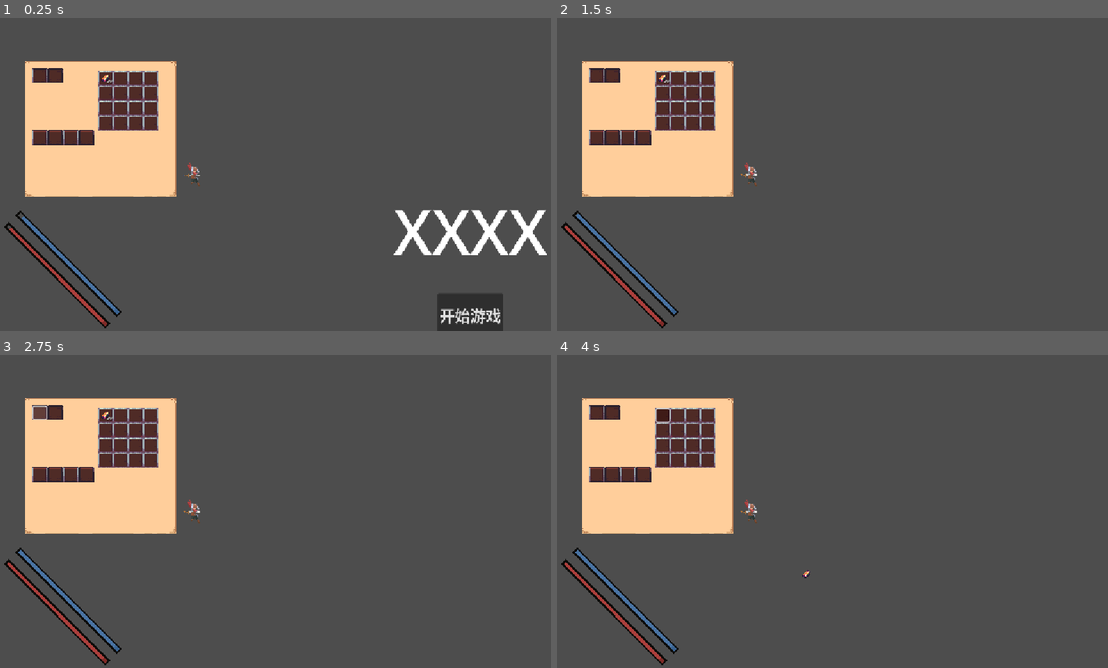
Above: before the commit, frames 1-4 (two rows, left to right).
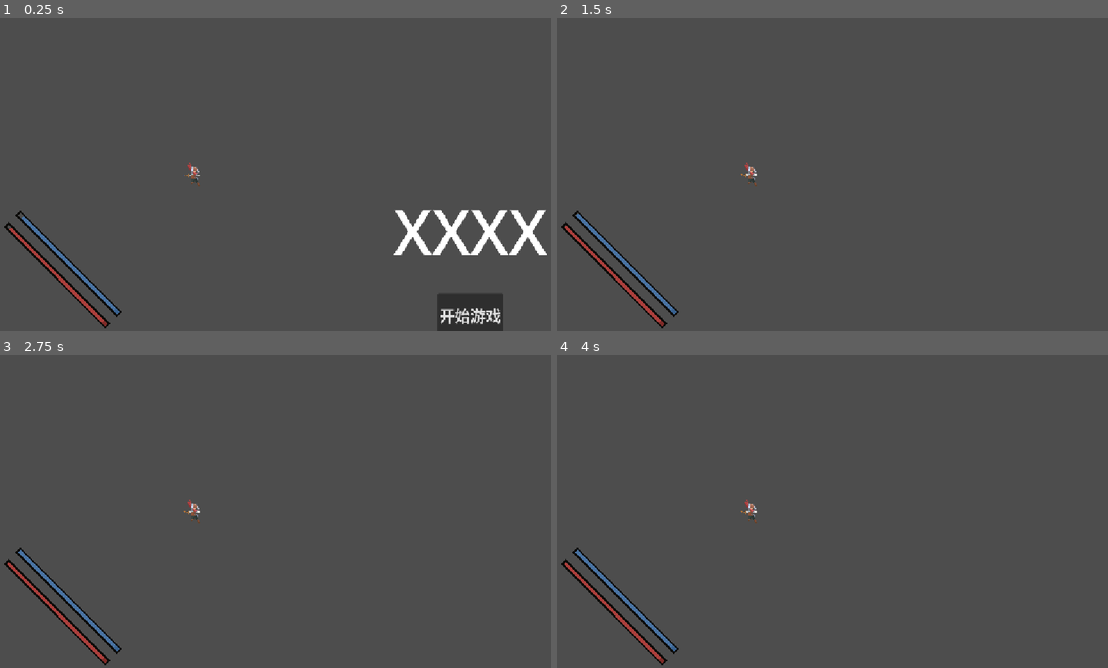
Above: after the commit, the same moments.

Repository: soufih/Dodot_Demo
Game: Godot game, scene res://UI/MainScene_UI/Mainmenu.tscn
Same seed, same stepped clock (60 frames per second), same inputs: the game is played once before the commit and once after it. This scene is started directly instead of the project's main scene.
Inputs (mouse positions are in pixels of both pictures, inside the frame that each line leads up to):
- Up to frame 1 (0.25 s): no input
- Up to frame 2 (1.5 s): click "设置" at 0.5 s; tap Enter at 1.25 s; move the mouse to (959, 158) at 1.27 s; hold D (MoveRight) from 1.28 s (still down); tap J (Attack) at 1.35 s; click (959, 158) at 1.42 s
- Up to frame 3 (2.75 s): tap W (Jump) at 1.52 s; release D (MoveRight) at 2 s; click (38, 414) at 2.02 s
- Up to frame 4 (4 s): click (661, 414) at 2.75 s, where only the run before the commit has a clickable "99"; drag from (722, 527) to (804, 574) at 3.52 s

The runs differ from the first frame. In frame 1, 12% of the frame differs, in the area x 4-33%, y 13-58%; in frame 2, 12%; in frame 3, 12%; in frame 4, 12%, in the area x 4-46%, y 13-72%.
Error in both runs: Attempt to call function 'get_line' in base 'null instance' on a null instance. (res://Script/System/LevelGenerator.gd:57)

Commit message:
UI基类构建，UIManager实现

Diff:
--- a/Rescource/Data/EnemyPorpertyLog.tres
+++ b/Rescource/Data/EnemyPorpertyLog.tres
@@ -1,7 +1,7 @@
 [gd_resource type="Resource" script_class="EnemyPorpertyLog" load_steps=7 format=3 uid="uid://2srf8bdj186"]
 
 [ext_resource type="Script" uid="uid://bi7s2odqv145" path="res://Script/Model/EnemyManager/EnemyPorpertyLog.gd" id="1_85ovv"]
-[ext_resource type="Script" uid="uid://db328o465i0bl" path="res://Script/Model/DamagePorperty.gd" id="1_h6kre"]
+[ext_resource type="Script" uid="uid://db328o465i0bl" path="res://Script/Model/DamagePorperty/DamagePorperty.gd" id="1_h6kre"]
 [ext_resource type="Script" uid="uid://baodf2c00ykd8" path="res://Script/Model/EnemyManager/EnemyPorperty.gd" id="2_usd80"]
 
 [sub_resource type="Resource" id="Resource_c0hcj"]
--- a/Rescource/Data/WeaponPorpertyLog.tres
+++ b/Rescource/Data/WeaponPorpertyLog.tres
@@ -1,7 +1,7 @@
 [gd_resource type="Resource" script_class="WeaponPorperty" load_steps=7 format=3 uid="uid://cpjcvujytunnw"]
 
-[ext_resource type="Script" uid="uid://db328o465i0bl" path="res://Script/Model/DamagePorperty.gd" id="1_mucyj"]
-[ext_resource type="Script" uid="uid://cpt8u300mfdw0" path="res://Script/Model/WeaponPorperty.gd" id="2_3sl5b"]
+[ext_resource type="Script" uid="uid://db328o465i0bl" path="res://Script/Model/DamagePorperty/DamagePorperty.gd" id="1_mucyj"]
+[ext_resource type="Script" uid="uid://cpt8u300mfdw0" path="res://Script/Model/WeaponPorperty/WeaponPorperty.gd" id="2_3sl5b"]
 
 [sub_resource type="Resource" id="Resource_5gcyl"]
 script = ExtResource("1_mucyj")
--- /dev/null
+++ b/Script/Base/BaseUI.gd
@@ -0,0 +1,23 @@
+extends Control
+class_name BaseUI
+
+func begin():
+	visibility_changed.connect(_on_visibility_changed)
+
+
+## 当UI可见性改变时调用
+func _on_visibility_changed():
+	if visible:
+		UIManager.ui_add_to_stack(self)
+	else:
+		ui_remove_from_stack()
+
+##从UI栈中移除
+func ui_remove_from_stack() -> void:
+	while UIManager.UIStack.size() > 0:
+		var top_ui: BaseUI = UIManager.ui_get_top()
+		if top_ui == self:
+			UIManager.ui_pop_from_stack()
+			break
+		else:
+			UIManager.ui_pop_from_stack()
--- a/Script/System/DataLoader.gd
+++ b/Script/System/DataLoader.gd
@@ -4,7 +4,7 @@
 
 var HERO
 var tmp_slot:TmpSlot
-var UI
+var UILayer: CanvasLayer
 
 func _ready() -> void:
 	load_ui()
@@ -31,16 +31,17 @@
 
 func load_ui():
 	var TmpSlotLayer = CanvasLayer.new()
-	UI = CanvasLayer.new()
+	UILayer = CanvasLayer.new()
 
 	add_child(TmpSlotLayer)
-	add_child(UI)
+	add_child(UILayer)
 
 	TmpSlotLayer.layer = 100
-	UI.layer = 99
+	UILayer.layer = 99
 
 	tmp_slot = preload("uid://bb4quhyltqxmu").instantiate()
 	TmpSlotLayer.add_child(tmp_slot)
 
-	var Backpack = preload("uid://b12ujb2p2b4v").instantiate()
-	UI.add_child(Backpack)
+	var Backpack:BaseUI = preload("uid://b12ujb2p2b4v").instantiate()
+	Backpack.hide()
+	UILayer.add_child(Backpack)
--- a/Script/System/UIManager.gd
+++ b/Script/System/UIManager.gd
@@ -1,8 +1,49 @@
 extends Node
 
+var UIStack: Array[BaseUI] = []
+
+func _ready() -> void:
+	pass
+
 func _input(event: InputEvent) -> void:
-	if event.is_action("ui_cancel"):
+	if event.is_action_pressed("ui_cancel"):
 		ui_cancel()
 
+	if event.is_action_pressed("OpenBackpack"):
+		ui_open_backpack()
+
+##UIStack新增元素时调用
+func ui_add_to_stack(ui: BaseUI) -> void:
+	UIStack.append(ui)
+	print("UI Stack:",UIStack)
+
+##移除UI栈顶元素
+func ui_pop_from_stack() -> void:
+	if UIStack.size() > 0:
+		UIStack.pop_back()
+	print("UI Stack:",UIStack)
+
+##获取UI栈顶元素
+func ui_get_top() -> BaseUI:
+	if UIStack.size() > 0:
+		return UIStack[UIStack.size() - 1]
+	return null
+
+##关闭最上层UI
 func ui_cancel():
-	pass
+	if UIStack.size() > 0:
+		var top_ui: BaseUI = UIStack[UIStack.size() - 1]
+		if top_ui.has_method("ui_close"):
+			top_ui.hide()
+	else: #栈为空时打开暂停菜单
+		open_pause_menu()
+
+##打开暂停菜单
+func open_pause_menu():
+	print("Open Pause Menu")
+
+##打开/关闭背包
+func ui_open_backpack():
+	var backpack = DataLoader.UILayer.get_node("Backpack")
+	if backpack:
+		backpack.visible = !backpack.visible
--- a/Script/UI_Script/Mainmenu.gd
+++ b/Script/UI_Script/Mainmenu.gd
@@ -1,4 +1,4 @@
-extends Control
+extends BaseUI
 
 @onready var start_button = $ButtonContainer/gamestart
 @onready var setting_button = $ButtonContainer/setting
@@ -6,6 +6,7 @@
 
 
 func _ready() -> void:
+	begin()
 	start_button.pressed.connect(on_start_pressed)
 	setting_button.pressed.connect(on_setting_pressed)
 	quit_button.pressed.connect(on_quit_pressed)
--- a/Script/UI_Script/bag.gd
+++ b/Script/UI_Script/bag.gd
@@ -1,5 +1,4 @@
-extends Control
-
+extends BaseUI
 class_name Bag
 
 
@@ -9,6 +8,7 @@
 
 
 func _ready() -> void:
+	begin()
 	#加载物品格子
 	var max_contianer = BackpackSystem.get_max_contianer()
 	var slot = load("uid://6oby8ergpaw7")
@@ -24,10 +24,3 @@
 	var max_relic_contianer = EquipmentSlotSystem.get_relic_max_contianer()
 	for i in range(0, max_relic_contianer):
 		relic_container.add_child(equipment_slot.instantiate())
-
-	#var max_weapon_contianer = EquipmentSlotSystem.get_weapon_current_contianer()
-	#for i in range(0, max_weapon_contianer):
-		#weapon_container.add_child(slot.instantiate())
-	#var max_relic_contianer = EquipmentSlotSystem.get_weapon_max_contianer()
-	#for i in range(0, max_relic_contianer):
-		#relic_container.add_child(slot.instantiate())
--- a/Script/UI_Script/loading_screen.gd
+++ b/Script/UI_Script/loading_screen.gd
@@ -1,7 +1,7 @@
-extends Control
-
+extends BaseUI
 
 func _ready() -> void:
+	begin()
 	ResourceLoader.load_threaded_request(SceneLoader.next_scene)
 #加载资源
 
--- a/Script/UI_Script/player_state_ui.gd
+++ b/Script/UI_Script/player_state_ui.gd
@@ -1,4 +1,4 @@
-extends Control
+extends BaseUI
 
 @onready var Hero: BaseCharacter = DataLoader.HERO
 @onready var health_bar: TextureProgressBar = $HP/Health_bar
@@ -14,6 +14,7 @@
 var base_max_mana: float = 100
 
 func _ready() ->void:
+	begin()
 	Hero.mana_changed.connect(update_mana)
 	Hero.health_changed.connect(update_health)
 	await get_tree().create_timer(0.1).timeout
--- a/Script/UI_Script/setting_panel.gd
+++ b/Script/UI_Script/setting_panel.gd
@@ -1,4 +1,4 @@
-extends Control
+extends BaseUI
 
 @onready var Resolution:int
 @onready var DisplayMode:int
@@ -6,7 +6,7 @@
 @onready var volume_slider = $"Background/Panel/Tabs/音频设置/MarginContainer/Sound/Main_music_HS"
 
 func _ready() -> void:
-	pass
+	begin()
 
 
 # Called every frame. 'delta' is the elapsed time since the previous frame.
--- a/project.godot
+++ b/project.godot
@@ -43,7 +43,7 @@
 ENUM="*res://Script/System/Enum.gd"
 StatusEffectManager="*res://Script/System/StatusEffectManager.gd"
 DroppedItemSystem="*res://Script/System/DroppedItemSystem.gd"
-UiManager="*res://Script/System/UIManager.gd"
+UIManager="*res://Script/System/UIManager.gd"
 
 [display]
 
@@ -89,6 +89,11 @@
 "events": [Object(InputEventKey,"resource_local_to_scene":false,"resource_name":"","device":-1,"window_id":0,"alt_press …(192 unchanged characters)…
 ]
 }
+OpenBackpack={
+"deadzone": 0.2,
+"events": [Object(InputEventKey,"resource_local_to_scene":false,"resource_name":"","device":-1,"window_id":0,"alt_pressed":false,"shift_pressed":false,"ctrl_pressed":false,"meta_pressed":false,"pressed":false,"keycode":0,"physical_keycode":4194306,"key_label":0,"unicode":0,"location":0,"echo":false,"script":null)
+]
+}
 
 [layer_names]
 
Not shown, added: Script/Base/BaseUI.gd.uid
Renamed: Script/Model/DamagePorperty.gd -> Script/Model/DamagePorperty/DamagePorperty.gd
Renamed: Script/Model/DamagePorperty.gd.uid -> Script/Model/DamagePorperty/DamagePorperty.gd.uid
Renamed: Script/Model/WeaponPorperty.gd -> Script/Model/WeaponPorperty/WeaponPorperty.gd
Renamed: Script/Model/WeaponPorperty.gd.uid -> Script/Model/WeaponPorperty/WeaponPorperty.gd.uid
